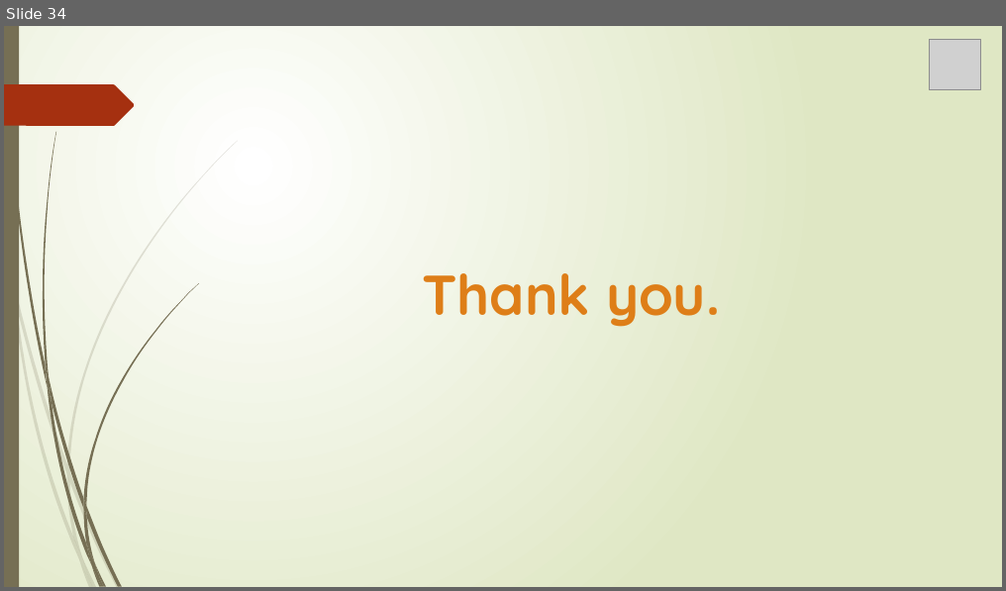
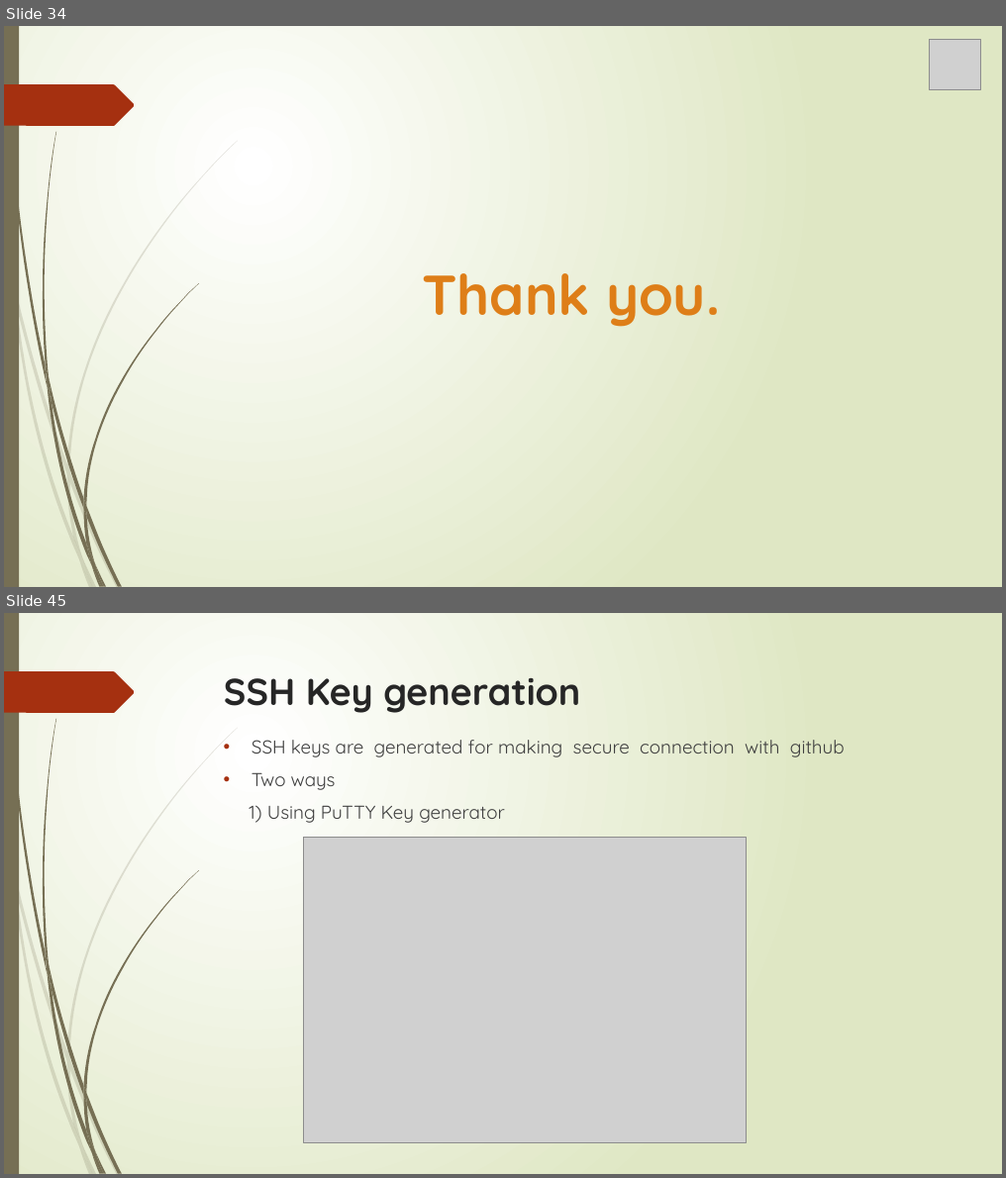
Before and after one commit to MaryGreeshma/testrepo, a slide deck: Git.pptx. Shown one above the other, each under a label of ours: slide 34 before the commit, slides 34 and 45 after it; the slides between them are not shown. The pictures are 1006x591 and 1006x1178 pixels, drawn with LibreOffice and Linux fonts; fonts in the diff are those of the drawing; grey boxes stand for pictures. Boxes give left, top, right and bottom in pixels: in the first picture for what was removed or moved away, otherwise in the second. Text is boxed around its words. In the diff, an @@ line names an element or a change of style, - is before the commit and + after.

```diff
--- a/Git.pptx
+++ b/Git.pptx
@@ slide 45 added at (4, 613, 1002, 1174), background gradient #FFFFFF to #DFE8C4; not listed: 24 template elements that a slide beside it also shows @@
@@ title added at (224, 678, 580, 713), 36 pt, text #262626, bold @@
+SSH Key generation
@@ text added at (249, 740, 845, 823), 18 pt, text #404040 @@
+• SSH keys are generated for making secure connection with github
+• Two ways
+1) Using PuTTY Key generator
@@ picture added at (303, 838, 746, 1143) @@
```
Also in this commit, not shown: 1 slide changed, 15 other slides added.
